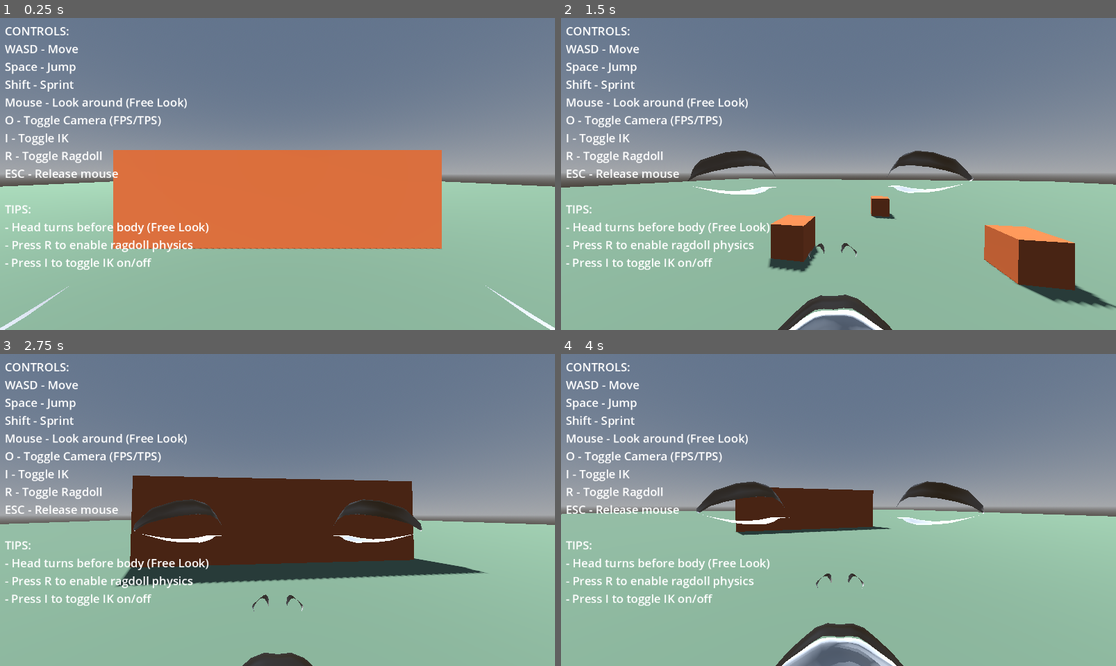
Above: before the commit, frames 1-4 (two rows, left to right).
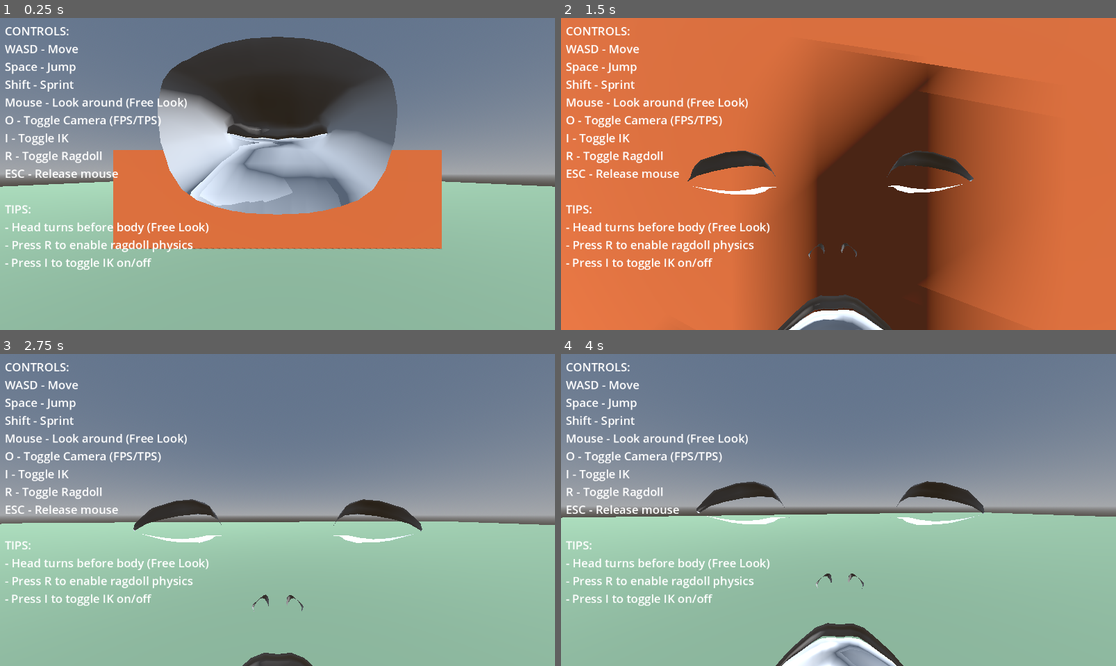
Above: after the commit, the same moments.

Repository: lmf-git/fpsikanimragdoll
Game: Godot game, scene res://world.tscn
Same seed, same stepped clock (60 frames per second), same inputs: the game is played once before the commit and once after it.
Inputs (mouse positions are in pixels of both pictures, inside the frame that each line leads up to):
- Up to frame 1 (0.25 s): no input
- Up to frame 2 (1.5 s): move the mouse to (866, 174) at 0.52 s; hold R (toggle_ragdoll) 0.53-1.28 s; hold W (move_forward) from 0.53 s (still down); tap Space (jump) at 0.77 s; move the mouse to (810, 174) at 1.27 s; tap Shift (sprint) at 1.35 s
- Up to frame 3 (2.75 s): keep holding W (move_forward); tap Space (jump) at 1.52 s; tap R (toggle_ragdoll) at 1.55, 2.3 s; move the mouse to (288, 503) at 2.02 s; hold O (toggle_camera) from 2.03 s (still down)
- Up to frame 4 (4 s): keep holding W (move_forward); move the mouse to (832, 516) at 2.77 s; release O (toggle_camera) at 2.78 s; tap I (toggle_ik) at 2.85 s; tap Space (jump) at 3.02, 3.77 s; tap R (toggle_ragdoll) at 3.05 s; move the mouse to (877, 513) at 3.52 s; hold R (toggle_ragdoll) from 3.53 s (still down)

The runs differ from the first frame. In frame 1, 20% of the frame differs, in the area x 0-100%, y 6-100%; in frame 2, 95%, in the area x 0-100%, y 0-100%; in frame 3, 17%; in frame 4, 6.2%.

Commit message:
Fix movement direction and simplify ragdoll implementation
Movement Fix:
- Rotate Model node 180° to align with camera forward direction
- Character model had baked-in rotation causing movement mismatch
- Removed PI offset from FPS camera since model now faces correctly

Ragdoll Improvements (based on reference repo):
- Use skeleton.physical_bones_start/stop_simulation() directly
- Remove PhysicalBoneSimulator3D dependency (not needed in Godot 4.5)
- Cleaner implementation following best practices
- Remove unused physical_skeleton export and helper functions

Test: Camera and movement should now be aligned correctly
Ragdoll: Simpler toggle using built-in skeleton methods

Diff:
--- a/character.tscn
+++ b/character.tscn
@@ -35,6 +35,7 @@
 shape = SubResource("CapsuleShape3D_1")
 
 [node name="Model" parent="." instance=ExtResource("1")]
+transform = Transform3D(-1, 0, 0, 0, 1, 0, 0, 0, -1, 0, 0, 0)
 
 [node name="FPSCamera" type="Camera3D" parent="."]
 transform = Transform3D(1, 0, 0, 0, 1, 0, 0, 0, 1, 0, 1.6, 0)
--- a/character_controller.gd
+++ b/character_controller.gd
@@ -34,7 +34,6 @@
 
 # Ragdoll
 @export var ragdoll_enabled: bool = false
-@export var physical_skeleton: PhysicalBoneSimulator3D
 
 # Internal variables
 var gravity: float = ProjectSettings.get_setting("physics/3d/default_gravity")
@@ -65,10 +64,6 @@
 		# Find mesh instance for visibility control
 		mesh_instance = find_mesh_instance(skeleton)
 
-		# Find physical skeleton if not set
-		if not physical_skeleton:
-			physical_skeleton = find_physical_skeleton(skeleton)
-
 	# Set initial camera
 	_switch_camera(camera_mode)
 
@@ -86,15 +81,6 @@
 		return node
 	for child in node.get_children():
 		var result = find_mesh_instance(child)
-		if result:
-			return result
-	return null
-
-func find_physical_skeleton(node: Node) -> PhysicalBoneSimulator3D:
-	if node is PhysicalBoneSimulator3D:
-		return node
-	for child in node.get_children():
-		var result = find_physical_skeleton(child)
 		if result:
 			return result
 	return null
@@ -236,30 +222,18 @@
 
 func toggle_ragdoll():
 	print("=== Ragdoll Toggle Debug ===")
-	print("Physical skeleton: ", physical_skeleton)
 
 	if not skeleton:
 		print("ERROR: No skeleton found!")
 		return
 
-	# Try to find physical bones
+	# Count physical bones
 	var physical_bones = []
 	for child in skeleton.get_children():
 		if child is PhysicalBone3D:
 			physical_bones.append(child)
-		if child is PhysicalBoneSimulator3D:
-			physical_skeleton = child
-			print("Found PhysicalBoneSimulator3D: ", child.name)
 
 	print("Found ", physical_bones.size(), " physical bones")
-
-	if not physical_skeleton:
-		print("ERROR: PhysicalBoneSimulator3D not found!")
-		print("Creating PhysicalBoneSimulator3D...")
-		physical_skeleton = PhysicalBoneSimulator3D.new()
-		physical_skeleton.name = "PhysicalBoneSimulator3D"
-		skeleton.add_child(physical_skeleton)
-		print("PhysicalBoneSimulator3D created")
 
 	if physical_bones.size() == 0:
 		print("ERROR: No PhysicalBone3D nodes found!")
@@ -272,14 +246,15 @@
 
 	if ragdoll_enabled:
 		print("ENABLING RAGDOLL - Starting physics simulation")
-		physical_skeleton.physical_bones_start_simulation()
+		# Use skeleton's built-in ragdoll methods (no PhysicalBoneSimulator3D needed)
+		skeleton.physical_bones_start_simulation()
 		# Disable character collision and control
 		collision_layer = 0
 		collision_mask = 0
 		set_physics_process(false)
 	else:
 		print("DISABLING RAGDOLL - Stopping physics simulation")
-		physical_skeleton.physical_bones_stop_simulation()
+		skeleton.physical_bones_stop_simulation()
 		collision_layer = 1
 		collision_mask = 1
 		set_physics_process(true)
--- a/fps_camera.gd
+++ b/fps_camera.gd
@@ -49,11 +49,11 @@
 
 	# Apply camera rotation
 	# In Godot, cameras look along -Z by default
-	# Add PI to yaw to make camera face forward (character model faces +Z)
+	# Model is now rotated 180° in scene, so it faces -Z correctly
 	var camera_transform = Transform3D()
 
-	# Apply yaw (rotate around Y axis) - add PI to flip to face forward
-	camera_transform = camera_transform.rotated(Vector3.UP, cam_rotation.y + PI)
+	# Apply yaw (rotate around Y axis)
+	camera_transform = camera_transform.rotated(Vector3.UP, cam_rotation.y)
 
 	# Apply pitch (rotate around the local right axis which is X)
 	camera_transform = camera_transform.rotated(camera_transform.basis.x, cam_rotation.x)
